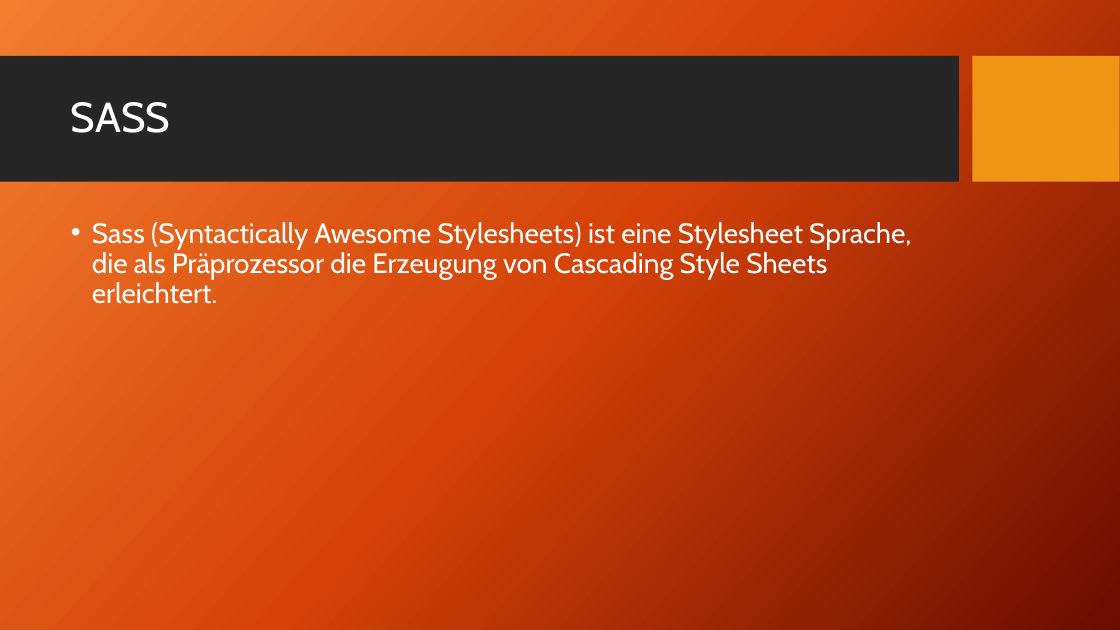
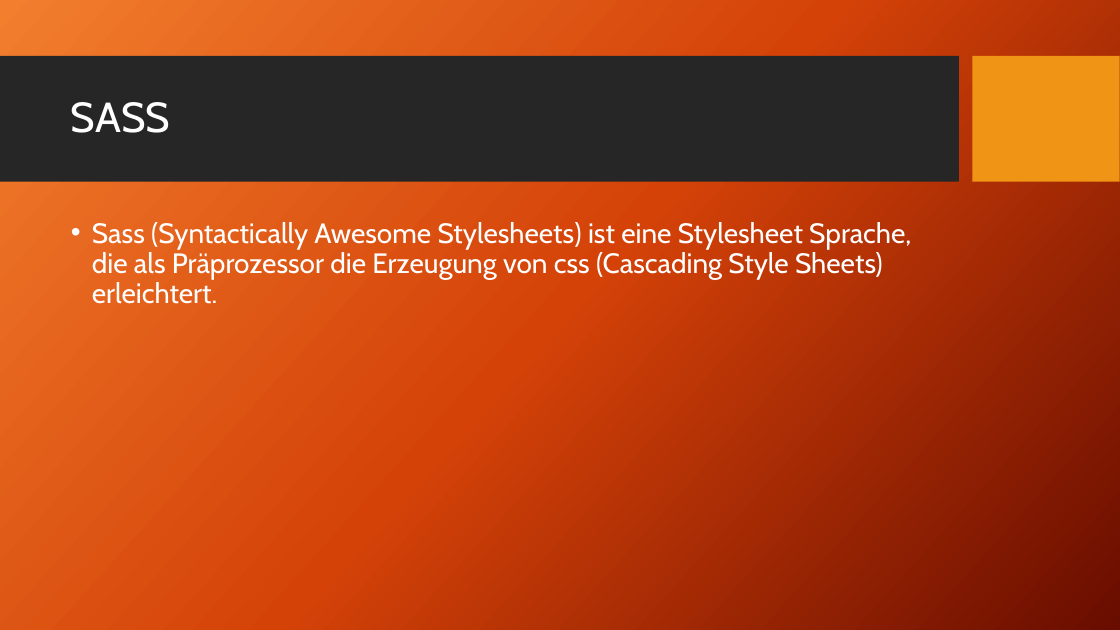
Before and after one commit to TomFrey/htmlCssBasicUebungen, a slide deck: slide 2 of sass Schulung.pptx. Drawn at 1120x630 pixels with LibreOffice and Linux fonts; fonts in the diff are those of the drawing; background and template pictures are left out. Boxes give left, top, right and bottom in pixels: in the first picture for what was removed or moved away, otherwise in the second. Text is boxed around its words. In the diff, an @@ line names an element or a change of style, - is before the commit and + after.

Commit message:
PP Präsentation für sass angepasst.

```diff
--- a/sass Schulung.pptx
+++ b/sass Schulung.pptx
@@ text at box(92, 222, 911, 304): text changed @@
-• Sass (Syntactically Awesome Stylesheets) ist eine Stylesheet Sprache, die als Präprozessor die Erzeugung von Cascading Style Sheets erleichtert.
+• Sass (Syntactically Awesome Stylesheets) ist eine Stylesheet Sprache, die als Präprozessor die Erzeugung von css (Cascading Style Sheets) erleichtert.
```
Also in this commit, not shown: 2 other slides changed, 23 slides added, 4 slides removed, 1 other file.
